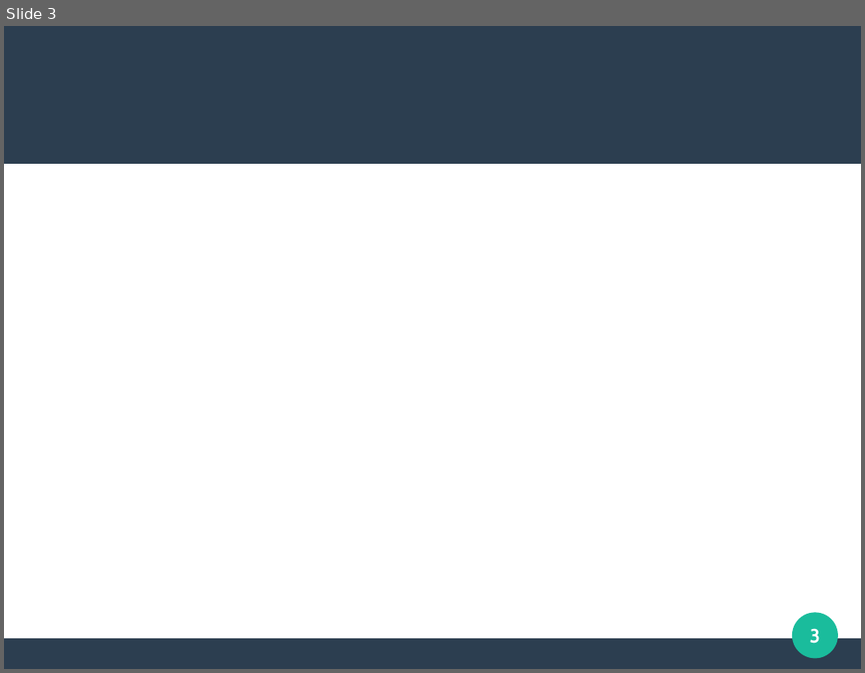
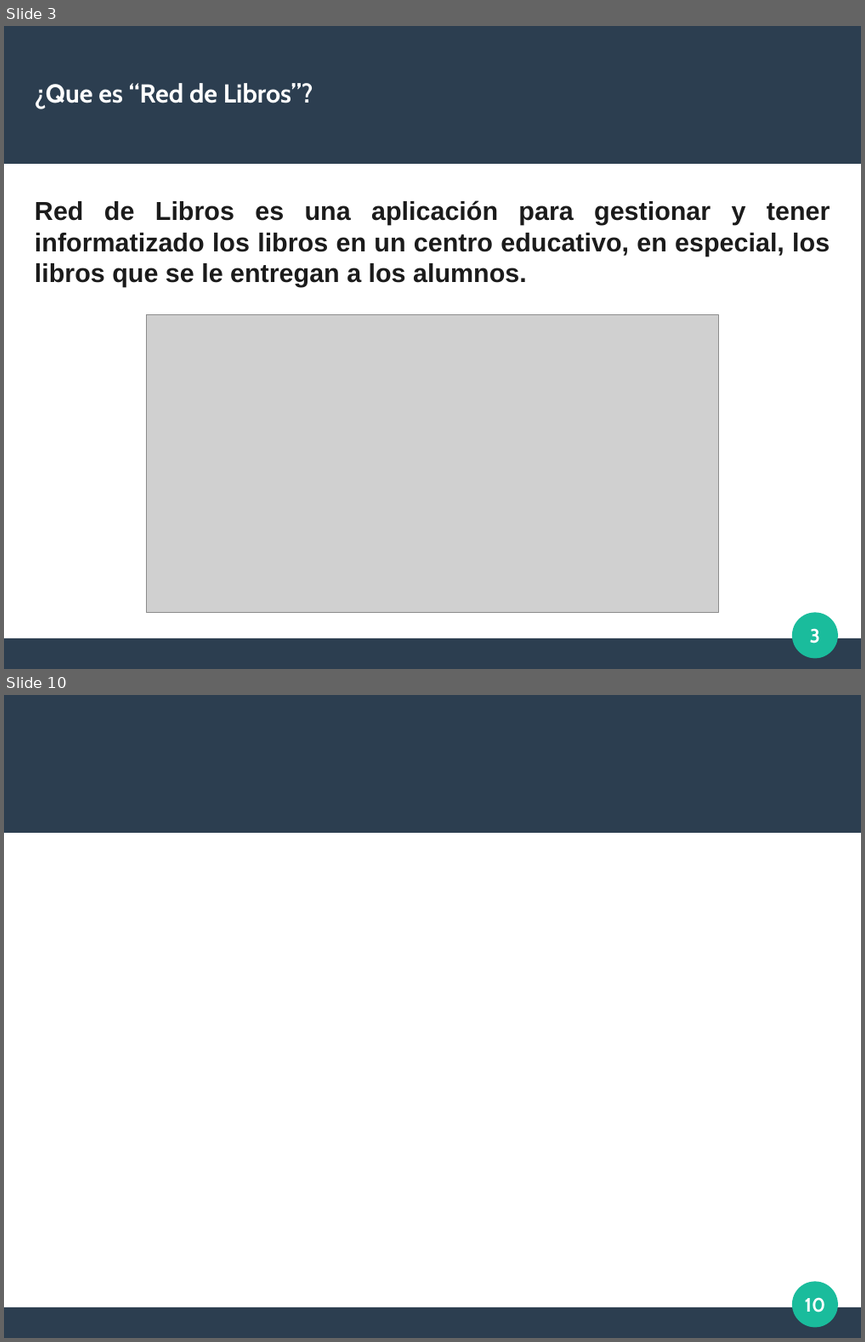
Before and after one commit to sharco-code/Red-Libros, a slide deck: Documentacion/presentacion.odp. Shown one above the other, each under a label of ours: slide 3 before the commit, slides 3 and 10 after it; the slides between them are not shown. The pictures are 865x673 and 865x1342 pixels, drawn with LibreOffice and Linux fonts; fonts in the diff are those of the drawing; grey boxes stand for pictures. Boxes give left, top, right and bottom in pixels: in the first picture for what was removed or moved away, otherwise in the second. Text is boxed around its words. In the diff, an @@ line names an element or a change of style, - is before the commit and + after.

```diff
--- a/Documentacion/presentacion.odp
+++ b/Documentacion/presentacion.odp
@@ slide 3 added at (x1=4, y1=26, x2=861, y2=669), background #FFFFFF; not listed: 3 template elements that a slide beside it also shows @@
@@ title added at (x1=35, y1=83, x2=313, y2=108), 24 pt, text #FFFFFF, bold @@
+¿Que es “Red de Libros”?
@@ text added at (x1=35, y1=200, x2=830, y2=287), 24 pt, text #1B1B1B, bold @@
+Red de Libros es una aplicación para gestionar y tener informatizado los libros en un centro educativo, en especial, los libros que se le entregan a los alumnos.
@@ picture added at (x1=146, y1=315, x2=720, y2=612) @@
@@ page number added at (x1=810, y1=628, x2=820, y2=643), 18 pt, text #FFFFFF, bold @@
+3
@@ what was slide 3 is now slide 10 @@
@@ page number at (x1=805, y1=1297, x2=826, y2=1312): text changed @@
-3
+10
```
Also in this commit, not shown: 2 slides changed, 7 other slides added, 4 other files.
